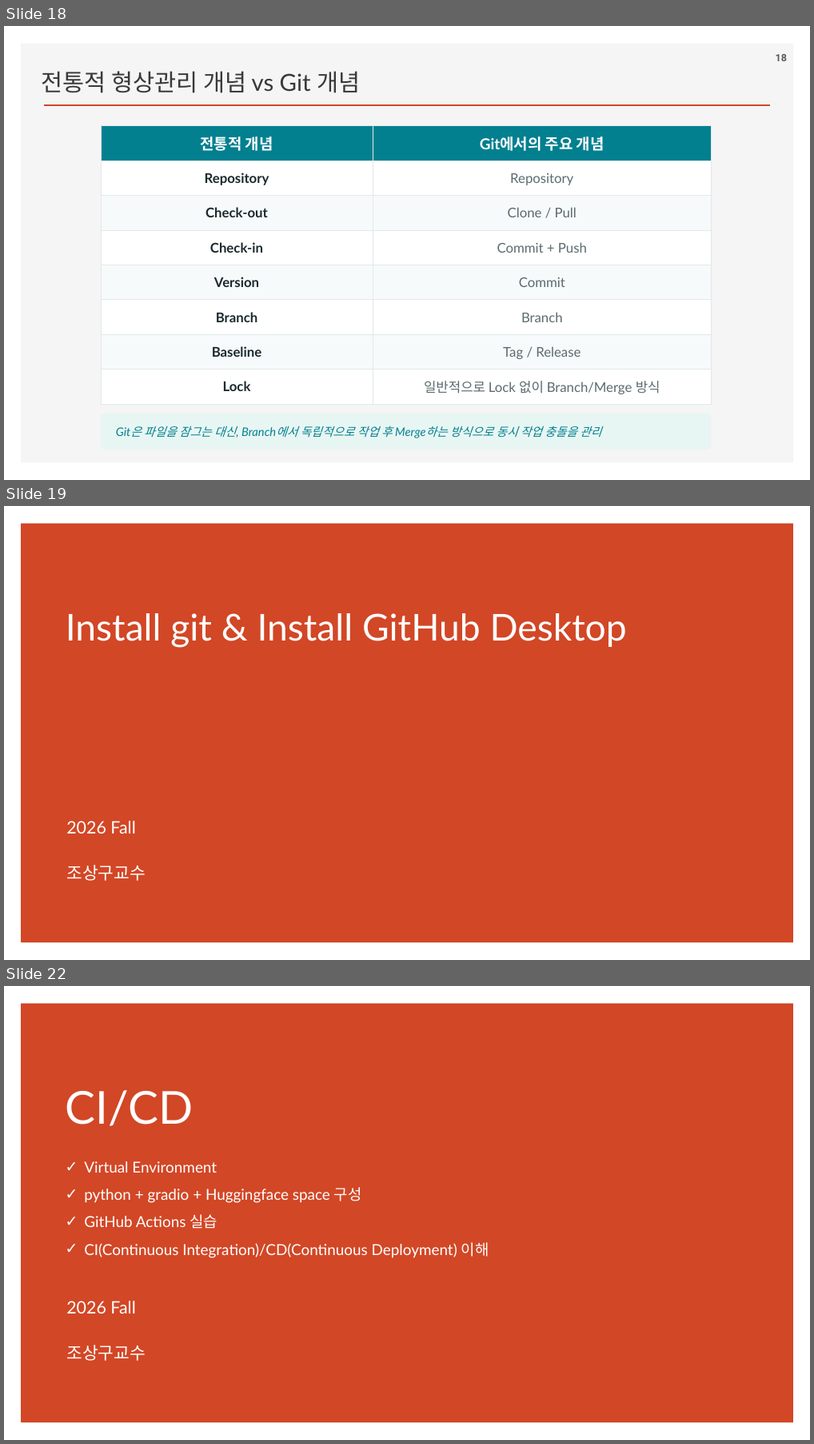
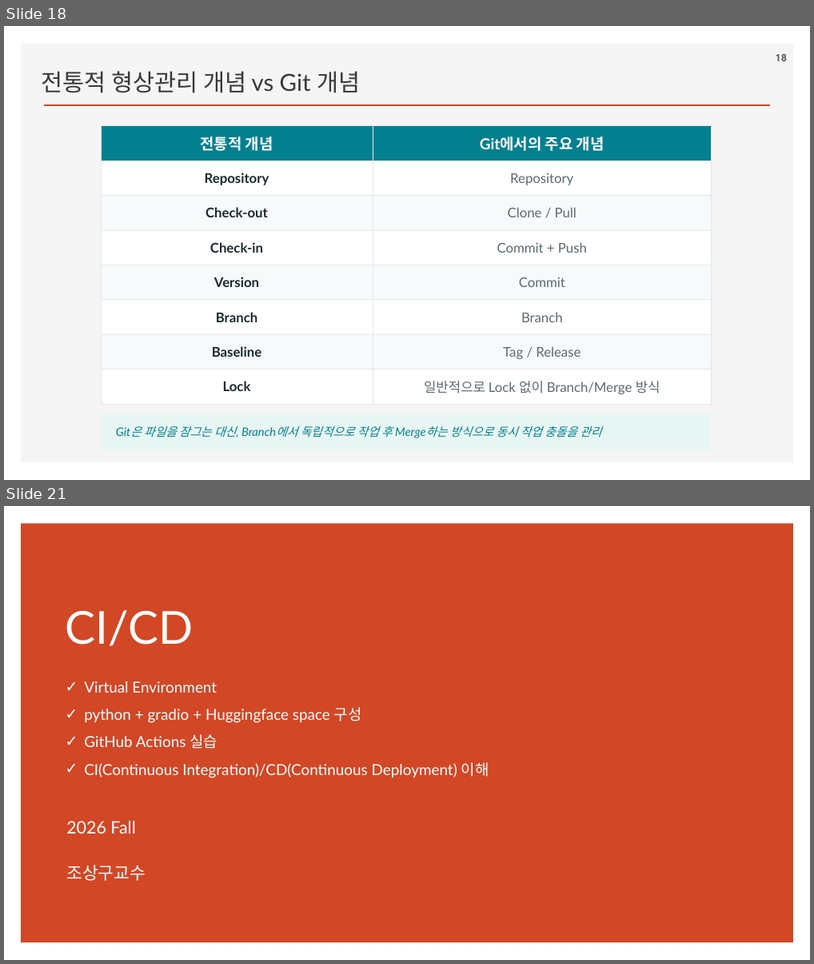
Before and after one commit to ancestor9/2026_Fall_Application-Deployment, a slide deck: App Deployment.pptx. Shown one above the other, each under a label of ours: slides 18, 19 and 22 before the commit, slides 18 and 21 after it; the slides between them are not shown. The pictures are 814x1444 and 814x964 pixels, drawn with LibreOffice and Linux fonts; fonts in the diff are those of the drawing; background and template pictures are left out. Boxes give left, top, right and bottom in pixels: in the first picture for what was removed or moved away, otherwise in the second. Text is boxed around its words. In the diff, an @@ line names an element or a change of style, - is before the commit and + after.

```diff
--- a/App Deployment.pptx
+++ b/App Deployment.pptx
@@ slide 19 removed at [4, 506, 810, 960], background #FFFFFF; not listed: 1 template element that a slide beside it also shows @@
@@ title removed at [66, 613, 627, 648] @@
-Install git & Install GitHub Desktop
@@ text removed at [66, 820, 146, 880] @@
-2026 Fall
-조상구교수
@@ what was slide 22 is now slide 21 @@
```
Also in this commit, not shown: 1 slide changed.
